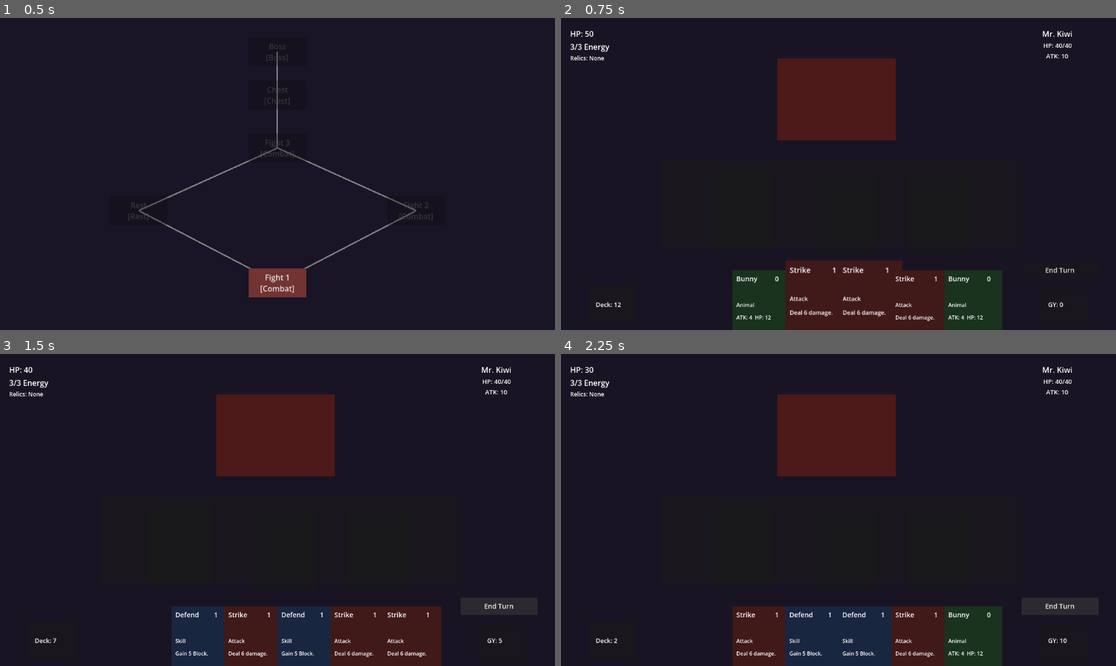
Above: before the commit, frames 1-4 (two rows, left to right).
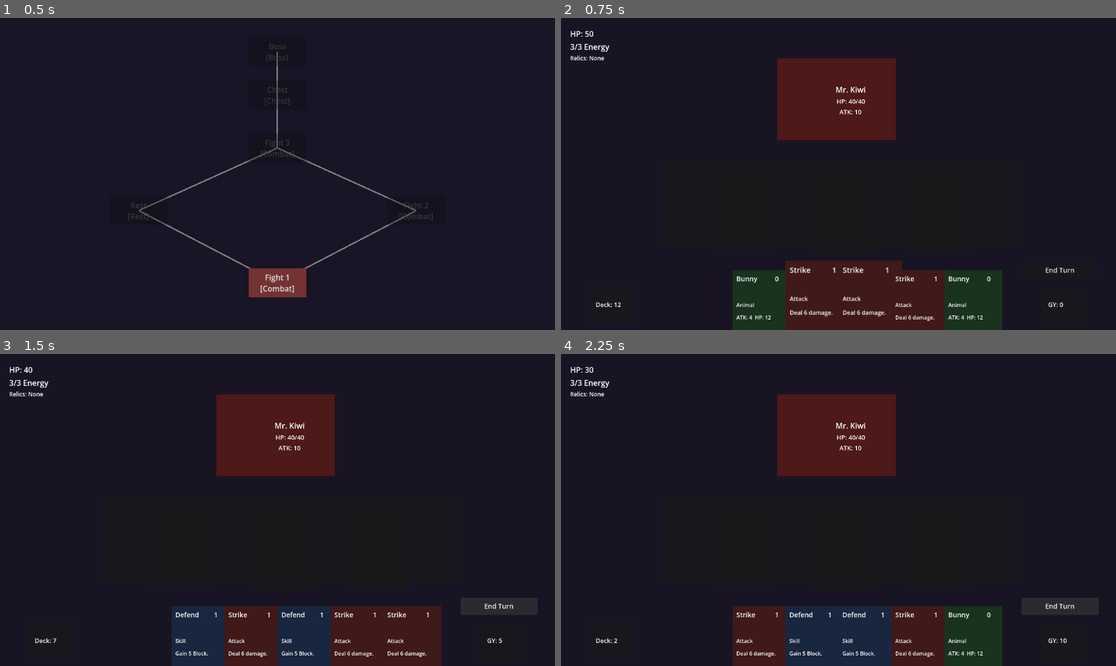
Above: after the commit, the same moments.

Repository: Master-Ong/baby-battle-bash
Game: Godot game, scene res://Scene/roadmap.tscn
Same seed, same stepped clock (60 frames per second), same inputs: the game is played once before the commit and once after it. This scene is started directly instead of the project's main scene.
Inputs:
- Up to frame 1 (0.5 s): no input
- Up to frame 2 (0.75 s): click "Fight 1 [Combat]" at 0.5 s
- Up to frame 3 (1.5 s): click "End Turn" at 1.25 s
- Up to frame 4 (2.25 s): click "End Turn" at 2 s

Frame 1 is identical in both runs. In frame 2, 0.3% of the frame differs, in the area x 49-93%, y 4-31%; in frame 3, 0.3%; in frame 4, 0.3%.

Commit message:
Add Swift Fox and Stone Turtle encounters, fix encounter progression

Diff:
--- a/Scene/combat_scene.tscn
+++ b/Scene/combat_scene.tscn
@@ -15,7 +15,6 @@
 size = Vector2(78.25, 76.5)
 
 [node name="CombatScene" type="Node2D" unique_id=1615110680]
-position = Vector2(-1, 34)
 
 [node name="BackgroundRect" type="ColorRect" parent="." unique_id=1691168631]
 offset_left = -576.0
@@ -104,19 +103,19 @@
 anchors_preset = 1
 anchor_left = 1.0
 anchor_right = 1.0
-offset_left = -240.0
-offset_top = 0.0
-offset_right = 0.0
-offset_bottom = 120.0
+offset_left = -433.0
+offset_top = 52.0
+offset_right = -193.0
+offset_bottom = 172.0
 grow_horizontal = 0
 mouse_filter = 2
 
 [node name="MobStatsVBox" type="VBoxContainer" parent="CanvasLayer/HUDRoot/MobHUD" unique_id=334455667]
 layout_mode = 1
-offset_left = 20.0
-offset_top = 20.0
-offset_right = 220.0
-offset_bottom = 100.0
+offset_left = -216.0
+offset_top = 84.0
+offset_right = -16.0
+offset_bottom = 164.0
 mouse_filter = 2
 
 [node name="MobNameLabel" type="Label" parent="CanvasLayer/HUDRoot/MobHUD/MobStatsVBox" unique_id=351438004]
@@ -142,10 +141,8 @@
 anchors_preset = 2
 anchor_top = 1.0
 anchor_bottom = 1.0
-offset_left = 0.0
 offset_top = -80.0
 offset_right = 300.0
-offset_bottom = 0.0
 grow_vertical = 0
 mouse_filter = 2
 
@@ -167,8 +164,6 @@
 anchor_bottom = 1.0
 offset_left = -215.0
 offset_top = -160.0
-offset_right = 0.0
-offset_bottom = 0.0
 grow_horizontal = 0
 grow_vertical = 0
 mouse_filter = 2
--- a/Scripts/gamer_manager_node.gd
+++ b/Scripts/gamer_manager_node.gd
@@ -110,11 +110,21 @@
 			mob_hp     = 65
 			mob_max_hp = 65
 			mob_damage = 14
+		3:
+			mob_name   = "Swift Fox"
+			mob_hp     = 30
+			mob_max_hp = 30
+			mob_damage = 8
+		4:
+			mob_name   = "Stone Turtle"
+			mob_hp     = 90
+			mob_max_hp = 90
+			mob_damage = 6
 		_:
-			mob_name   = "Big Bear"
-			mob_hp     = 65
-			mob_max_hp = 65
-			mob_damage = 14
+			mob_name   = "Stone Turtle"
+			mob_hp     = 90
+			mob_max_hp = 90
+			mob_damage = 6
 
 
 # =====================================================================
--- a/Scripts/roadmap.gd
+++ b/Scripts/roadmap.gd
@@ -128,15 +128,16 @@
 
 	match type:
 		"Combat":
-			if node_idx == 0 or node_idx == 1:
-				GameState.encounter_number = 1
-			else:
-				GameState.encounter_number = 2
+			match node_idx:
+				0: GameState.encounter_number = 1
+				2: GameState.encounter_number = 2
+				3: GameState.encounter_number = 3
+				_: GameState.encounter_number = 1
 			get_tree().change_scene_to_file("res://Scene/combat_scene.tscn")
 		"Rest":
 			get_tree().change_scene_to_file("res://Scene/rest_site.tscn")
 		"Chest":
 			get_tree().change_scene_to_file("res://Scene/chest_site.tscn")
 		"Boss":
-			GameState.encounter_number = 2
+			GameState.encounter_number = 4
 			get_tree().change_scene_to_file("res://Scene/combat_scene.tscn")
Not shown, changed: prompt.txt
Not shown, added: BABY_BATTLE_BASH_MASTER_TRIMMED.md
